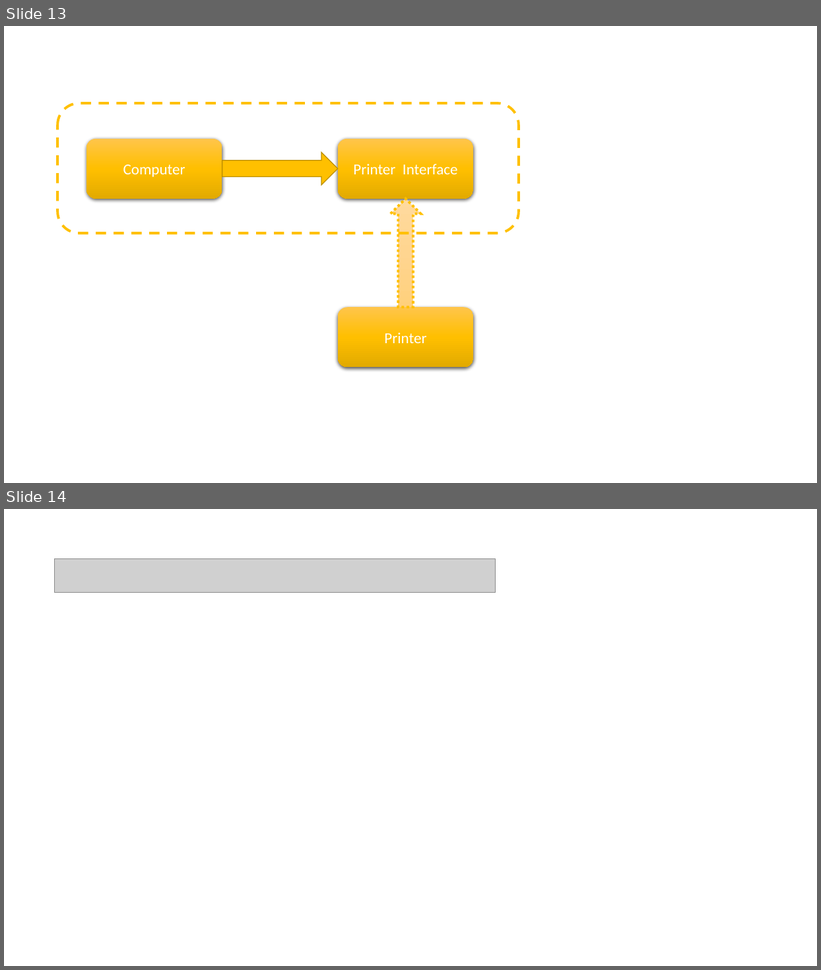
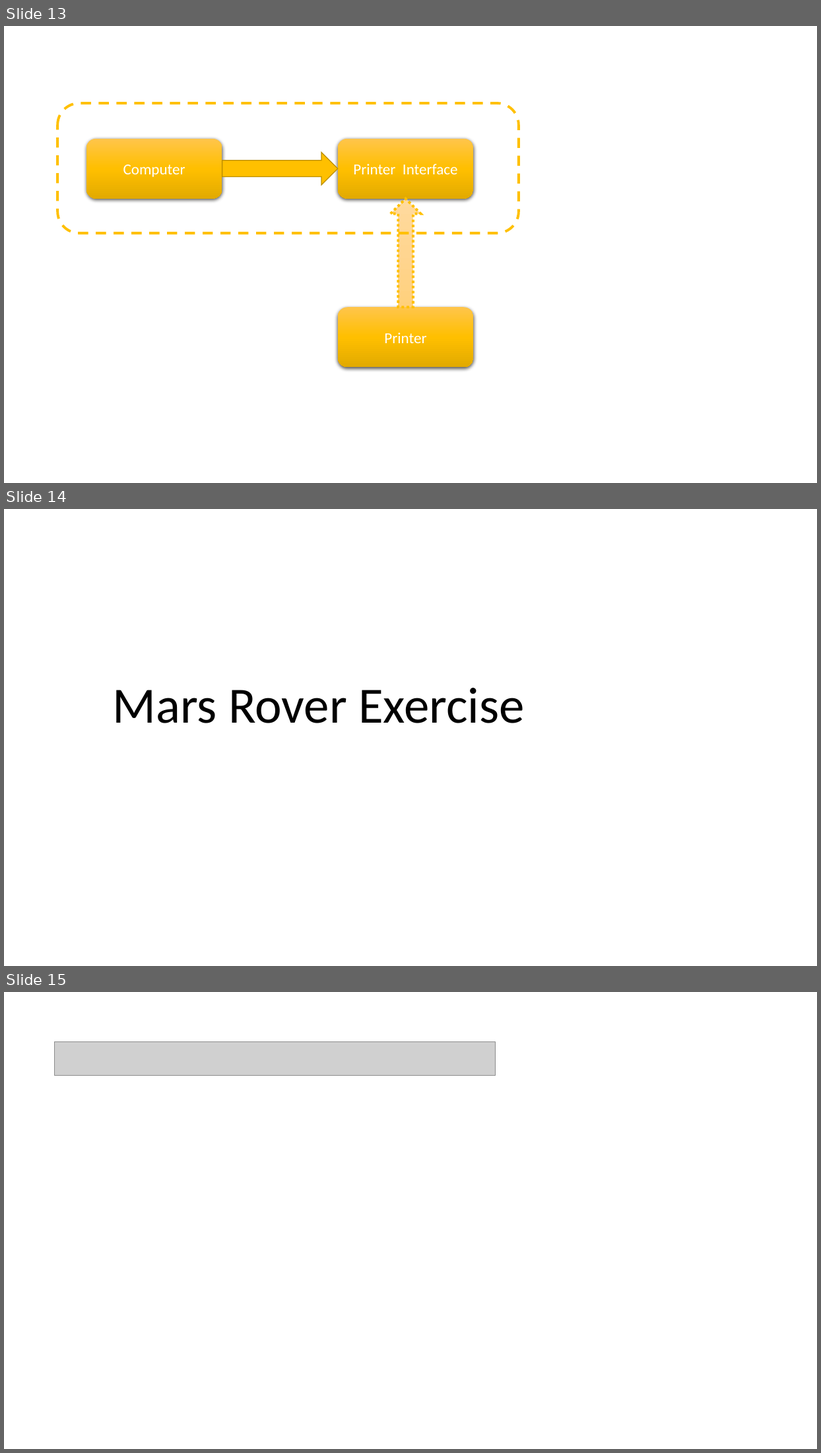
Before and after one commit to PhilipJordan/SOLID, a slide deck: Presentations/DIP.pptx. Shown one above the other, each under a label of ours: slides 13 and 14 before the commit, slides 13, 14 and 15 after it. The pictures are 821x970 and 821x1453 pixels, drawn with LibreOffice and Linux fonts; fonts in the diff are those of the drawing; grey boxes stand for pictures; background and template pictures are left out. Boxes give left, top, right and bottom in pixels: in the first picture for what was removed or moved away, otherwise in the second. Text is boxed around its words. In the diff, an @@ line names an element or a change of style, - is before the commit and + after.

```diff
--- a/Presentations/DIP.pptx
+++ b/Presentations/DIP.pptx
@@ slide 14 added at <box>4,509,817,966</box>, background picture (left out) @@
@@ text added at <box>112,688,524,723</box>, 60 pt, text #000000 @@
+Mars Rover Exercise
@@ what was slide 14 is now slide 15 @@
```
Also in this commit, not shown: 1 slide changed, 1 other file.
